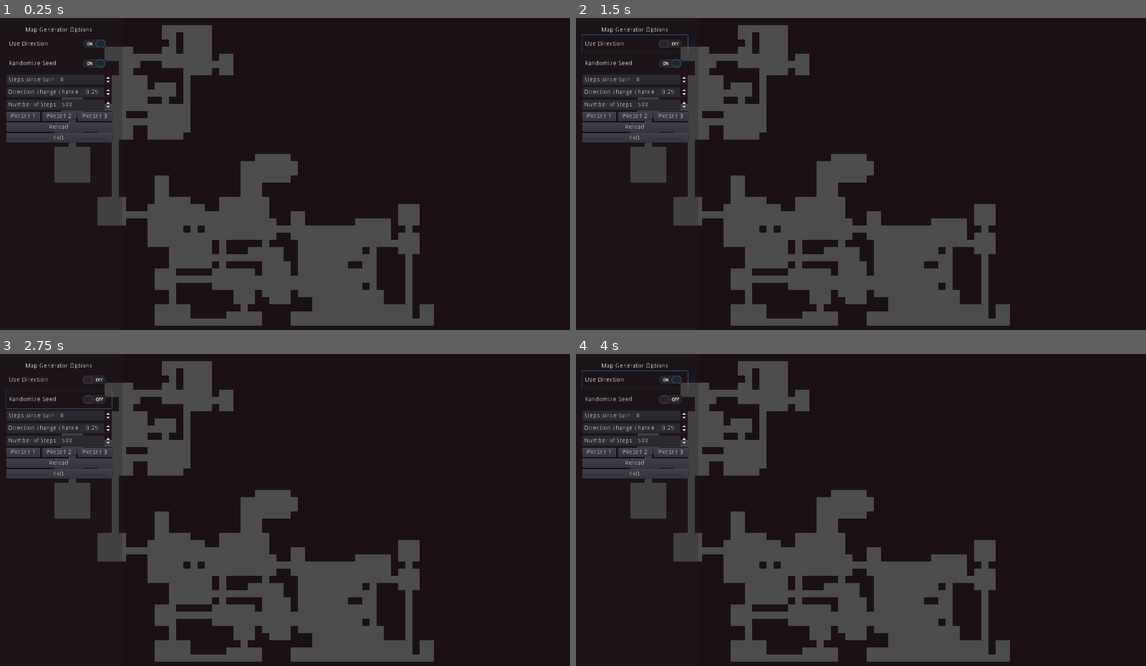
Above: before the commit, frames 1-4 (two rows, left to right).
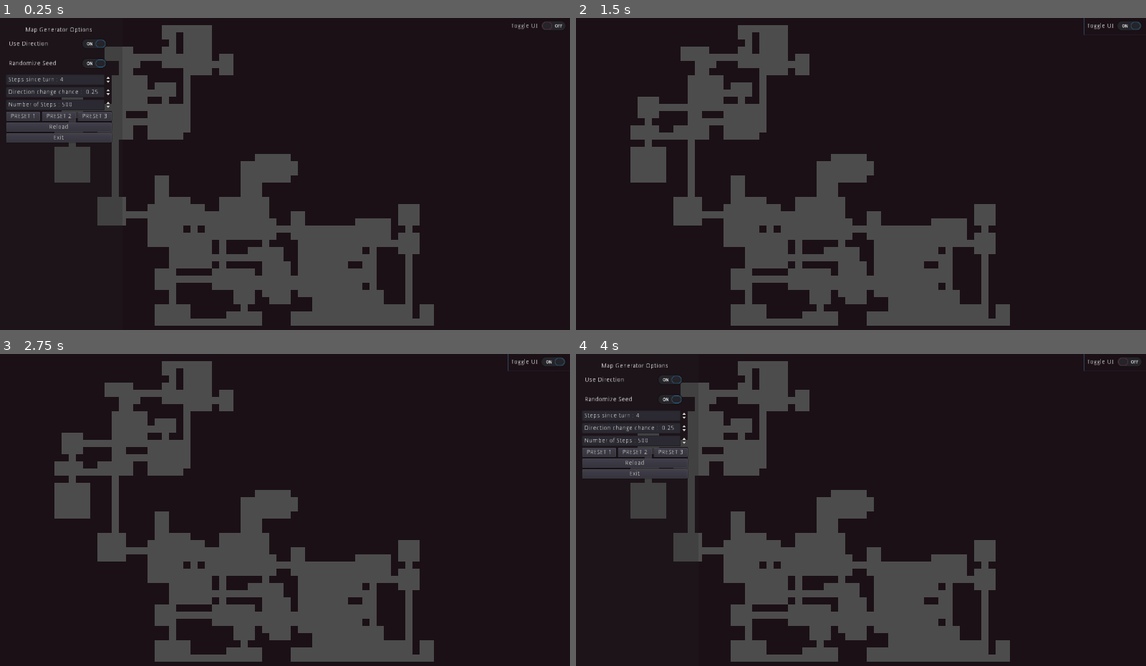
Above: after the commit, the same moments.

Repository: KantikPotatoe/Godot-Map-Generator
Game: Godot game, scene res://Generator/World.tscn
Same seed, same stepped clock (60 frames per second), same inputs: the game is played once before the commit and once after it.
Inputs (mouse positions are in pixels of both pictures, inside the frame that each line leads up to):
- Up to frame 1 (0.25 s): no input
- Up to frame 2 (1.5 s): click (1117, 27) at 0.5 s, where only the run after the commit has a clickable "Toggle UI"; click (633, 42) at 1.25 s, where only the run before the commit has a clickable "Use Direction"
- Up to frame 3 (2.75 s): click (57, 400) at 2 s, where only the run before the commit has a clickable "Randomize Seed"
- Up to frame 4 (4 s): click (633, 378) at 2.75 s, where only the run before the commit has a clickable "Use Direction"; click (1117, 363) at 3.5 s, where only the run after the commit has a clickable "Toggle UI"

The runs differ from the first frame. In frame 1, less than 0.1% of the frame differs, in the area x 89-99%, y 1-4%; in frame 2, 3.1%, in the area x 1-100%, y 0-40%; in frame 3, 3.1%; in frame 4, 0.2%.

Commit message:
add gui toggle option

Diff:
--- a/Generator/World.tscn
+++ b/Generator/World.tscn
@@ -97,7 +97,6 @@
 [node name="GUI" type="Control" parent="."]
 script = ExtResource( 1 )
 __meta__ = {
-"_edit_group_": true,
 "_edit_use_anchors_": false
 }
 
@@ -118,10 +117,12 @@
 }
 
 [node name="VBoxContainer" type="VBoxContainer" parent="GUI/MarginContainer/Panel"]
+anchor_right = 1.0
+anchor_bottom = 0.996
 margin_left = 20.0
 margin_top = 20.0
-margin_right = 256.0
-margin_bottom = 720.0
+margin_right = -24.0
+margin_bottom = -0.108032
 size_flags_horizontal = 2
 __meta__ = {
 "_edit_use_anchors_": false
@@ -212,6 +213,16 @@
 margin_right = 236.0
 margin_bottom = 258.0
 text = "Exit"
+__meta__ = {
+"_edit_use_anchors_": false
+}
+
+[node name="CheckButton" type="CheckButton" parent="."]
+margin_left = 1141.94
+margin_top = -1.68179
+margin_right = 1281.94
+margin_bottom = 38.3182
+text = "Toggle UI"
 __meta__ = {
 "_edit_use_anchors_": false
 }
@@ -225,3 +236,4 @@
 [connection signal="pressed" from="GUI/MarginContainer/Panel/VBoxContainer/HBoxContainer/Preset3" to="." method="_on_Preset3_pressed"]
 [connection signal="pressed" from="GUI/MarginContainer/Panel/VBoxContainer/Button" to="." method="_on_Button_pressed"]
 [connection signal="pressed" from="GUI/MarginContainer/Panel/VBoxContainer/Exit" to="." method="_on_Exit_pressed"]
+[connection signal="pressed" from="CheckButton" to="." method="_on_CheckButton_pressed"]
--- a/Generator/WorldGenerator.gd
+++ b/Generator/WorldGenerator.gd
@@ -109,3 +109,7 @@
 
 func _on_Exit_pressed():
 	get_tree().quit()
+
+
+func _on_CheckButton_pressed():
+	$GUI.visible = !($CheckButton.pressed)
